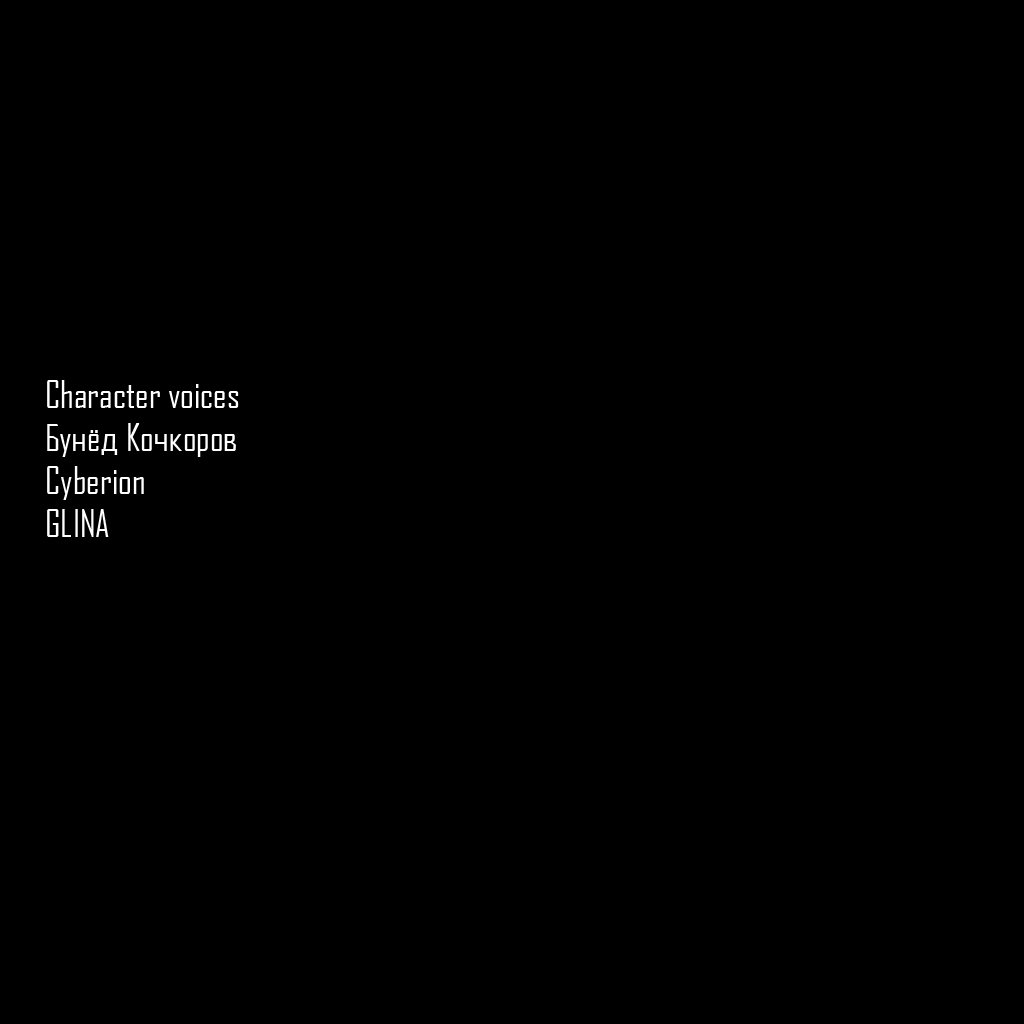
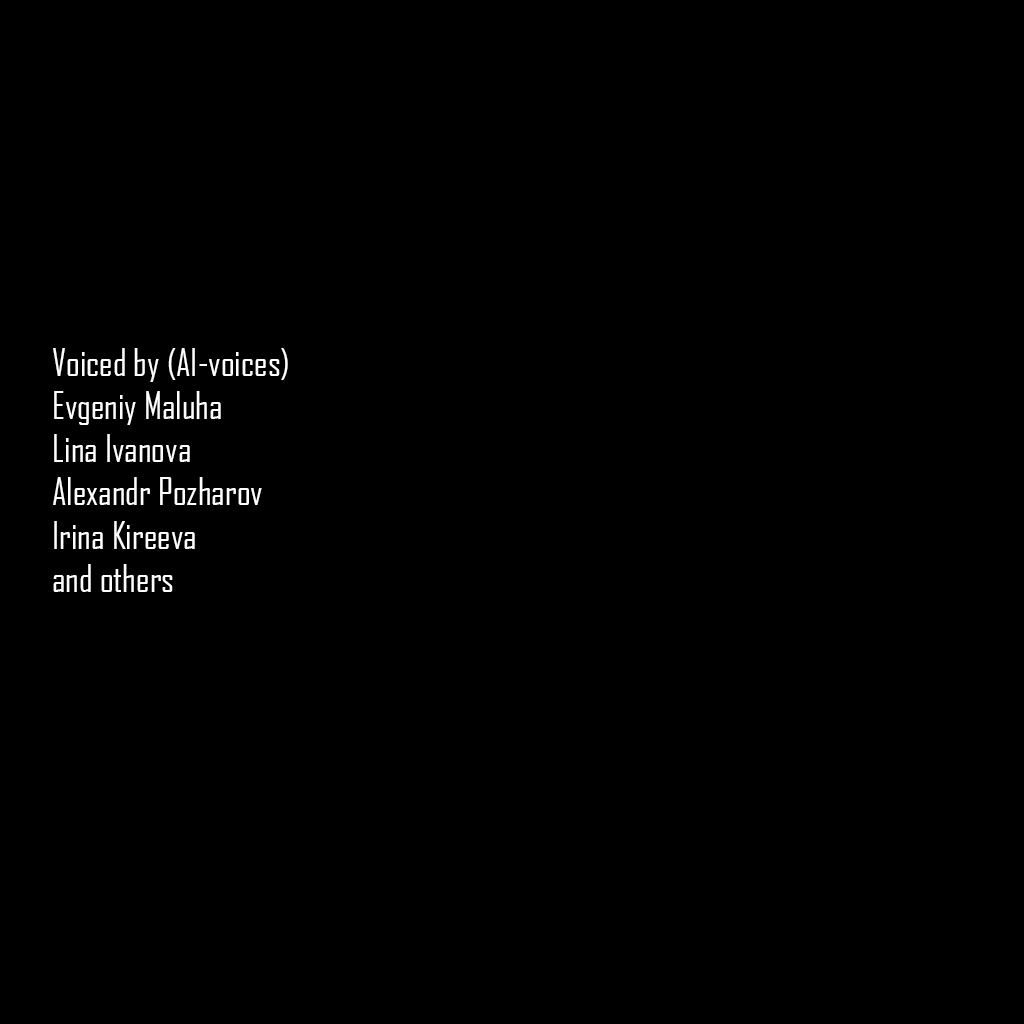
Comparing the layer stacks of the two (1024, 1024) images. Changes:
renamed "Character voices Бунёд Кочкоров Cyberion GLINA" to "Voiced by (AI-voices) Evgeniy Maluha Lina Ivanova Alexandr Pozh", painted on it over [47, 348, 288, 592]
